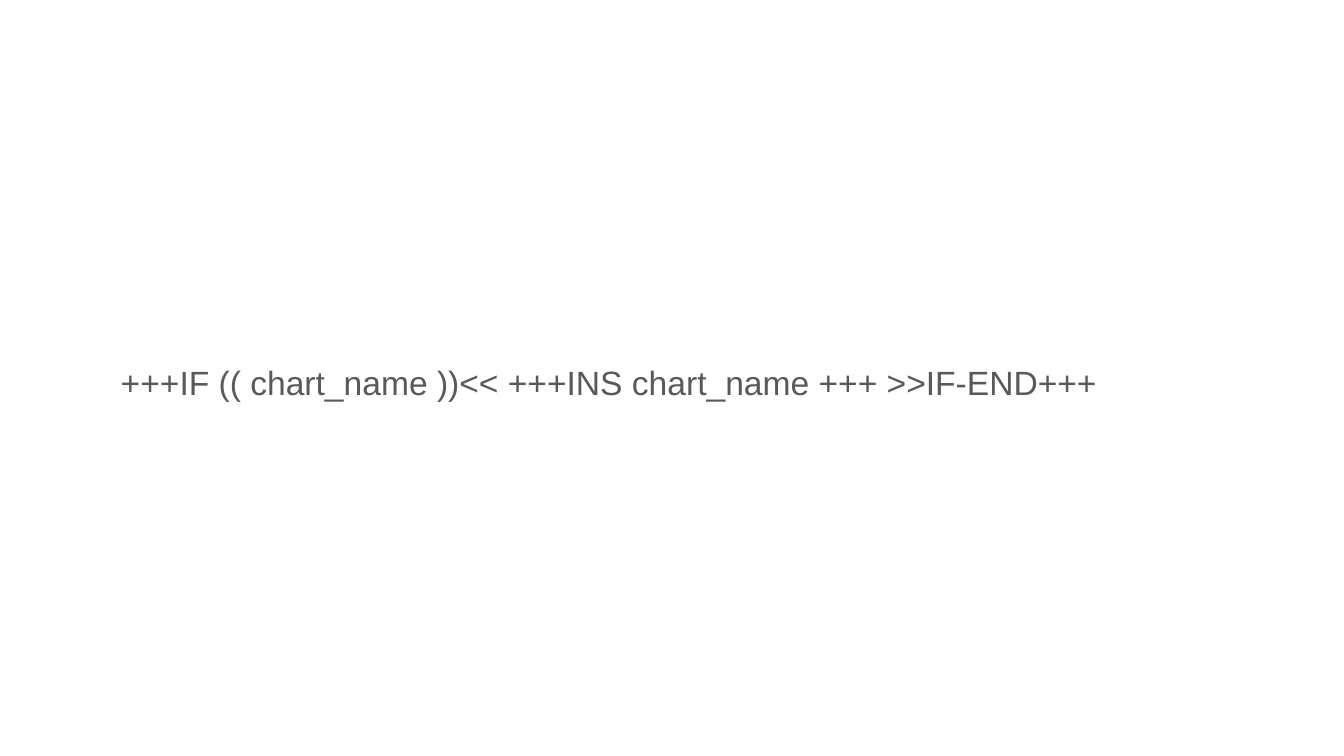
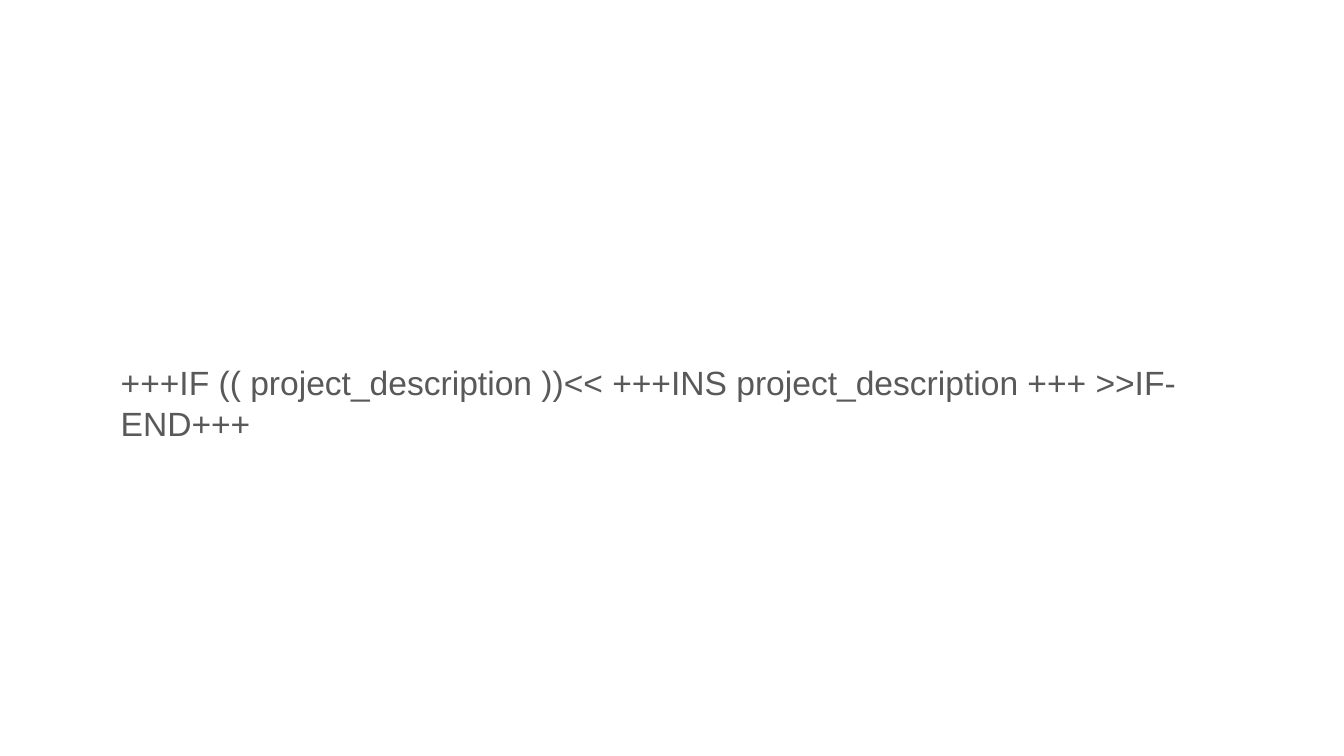
Before and after one commit to GayashanSameera/PythonPPTXGen, a slide deck: slide 3 of input_2.pptx. Drawn at 1344x756 pixels with LibreOffice and Linux fonts; fonts in the diff are those of the drawing. Boxes give left, top, right and bottom in pixels: in the first picture for what was removed or moved away, otherwise in the second. Text is boxed around its words. In the diff, an @@ line names an element or a change of style, - is before the commit and + after.

```diff
--- a/input_2.pptx
+++ b/input_2.pptx
@@ text at box(121, 370, 1176, 436): text changed @@
-+++IF (( chart_name ))<< +++INS chart_name +++ >>IF-END+++
++++IF (( project_description ))<< +++INS project_description +++ >>IF-END+++
```
Also in this commit, not shown: 6 other slides changed, 3 other files.
